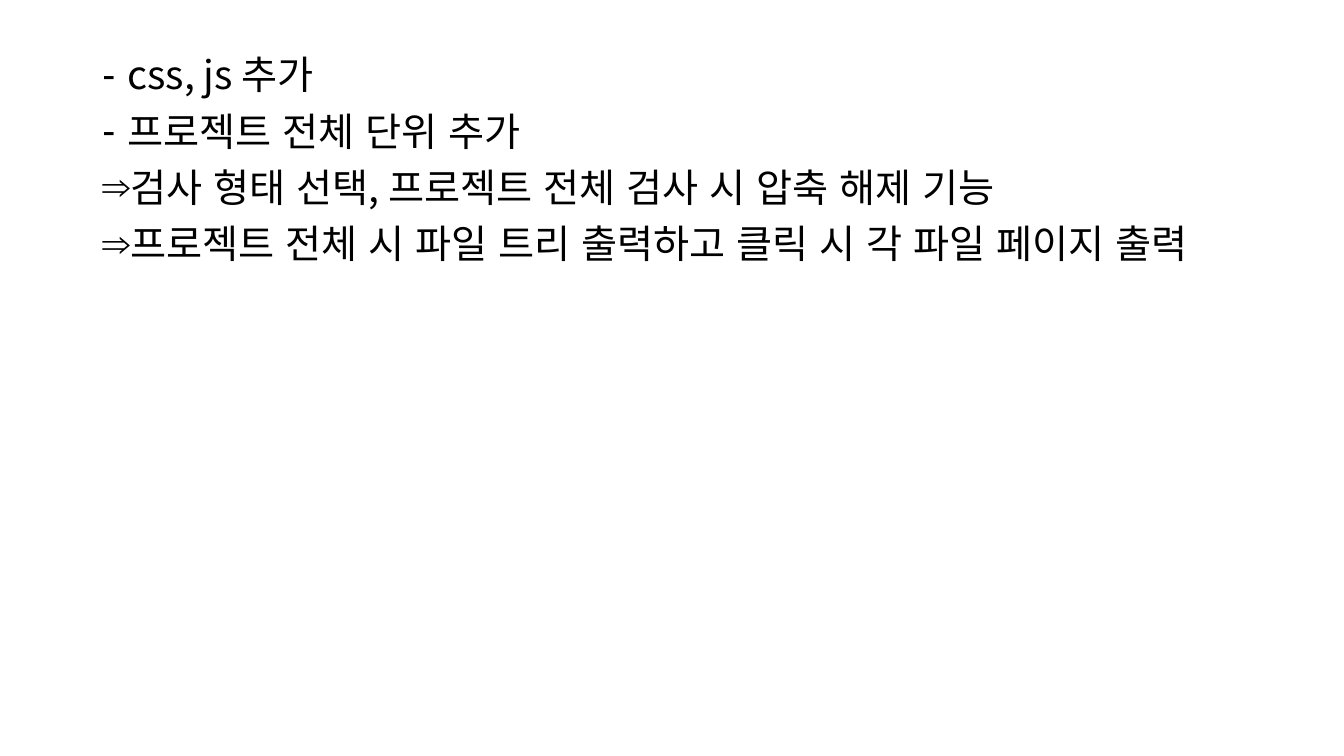
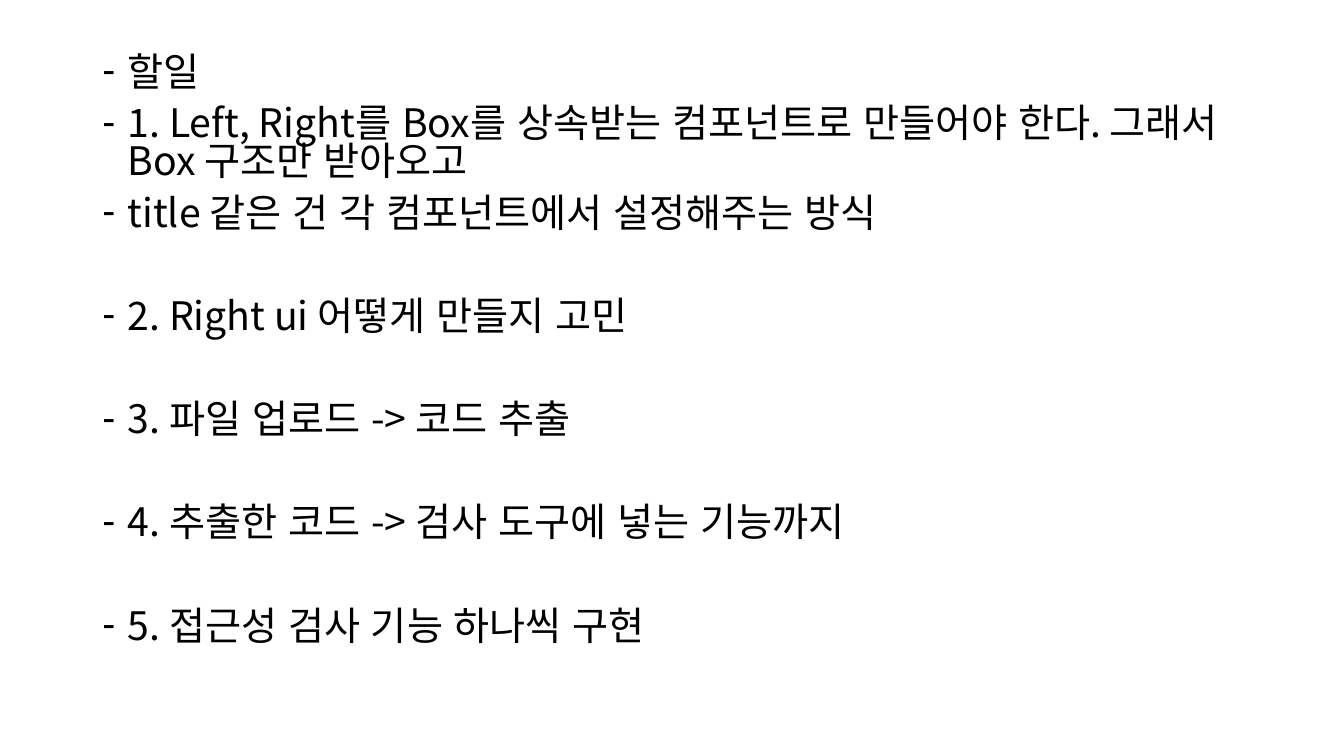
Before and after one commit to jun17183/web-accessibility-validator, a slide deck: slide 5 of web-accessibility-validator.pptx. Drawn at 1344x756 pixels with LibreOffice and Linux fonts; fonts in the diff are those of the drawing. Boxes give left, top, right and bottom in pixels: in the first picture for what was removed or moved away, otherwise in the second. Text is boxed around its words. In the diff, an @@ line names an element or a change of style, - is before the commit and + after.

Commit message:
result ui 구현

```diff
--- a/web-accessibility-validator.pptx
+++ b/web-accessibility-validator.pptx
@@ text at <box>128,53,1218,643</box>: text changed @@
-– css, js 추가
-– 프로젝트 전체 단위 추가
-⇒ 검사 형태 선택, 프로젝트 전체 검사 시 압축 해제 기능
-⇒ 프로젝트 전체 시 파일 트리 출력하고 클릭 시 각 파일 페이지 출력
+– 할일
+– 1. Left, Right를 Box를 상속받는 컴포넌트로 만들어야 한다. 그래서 Box 구조만 받아오고
+– title 같은 건 각 컴포넌트에서 설정해주는 방식
+– 2. Right ui 어떻게 만들지 고민
+– 3. 파일 업로드 -> 코드 추출
+– 4. 추출한 코드 -> 검사 도구에 넣는 기능까지
+– 5. 접근성 검사 기능 하나씩 구현
```
Also in this commit, not shown: 14 other files.
